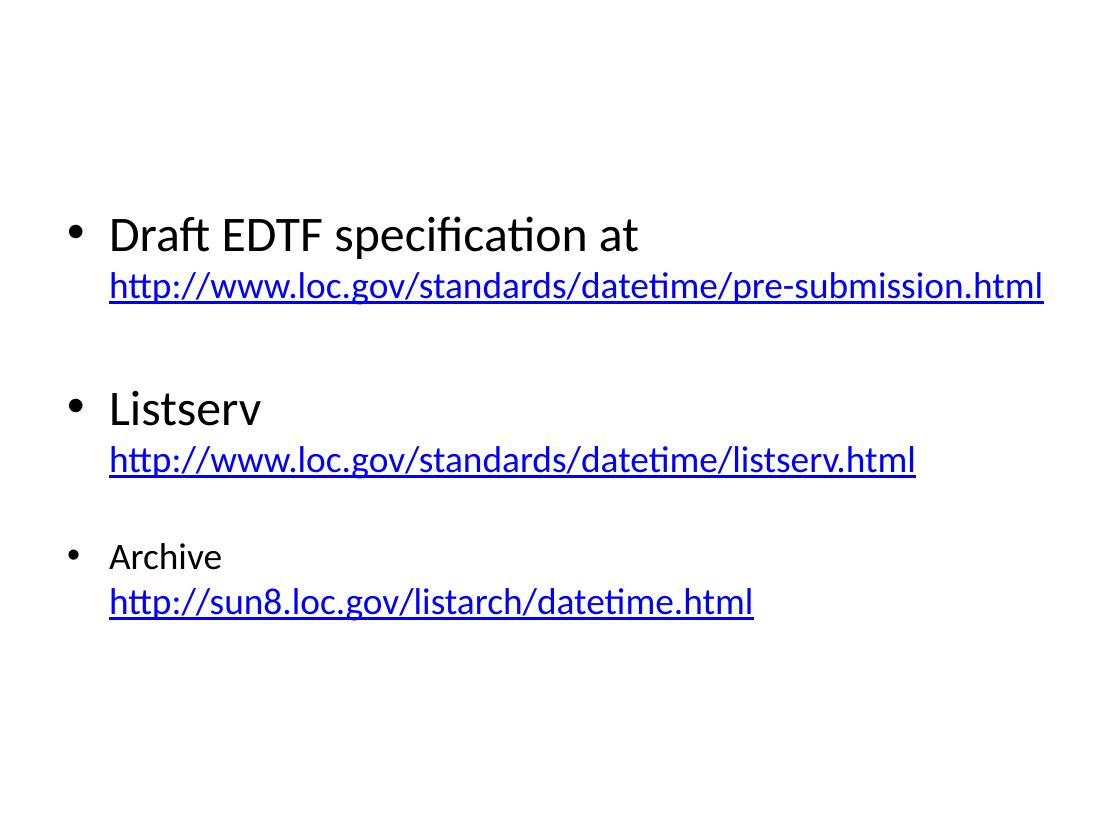
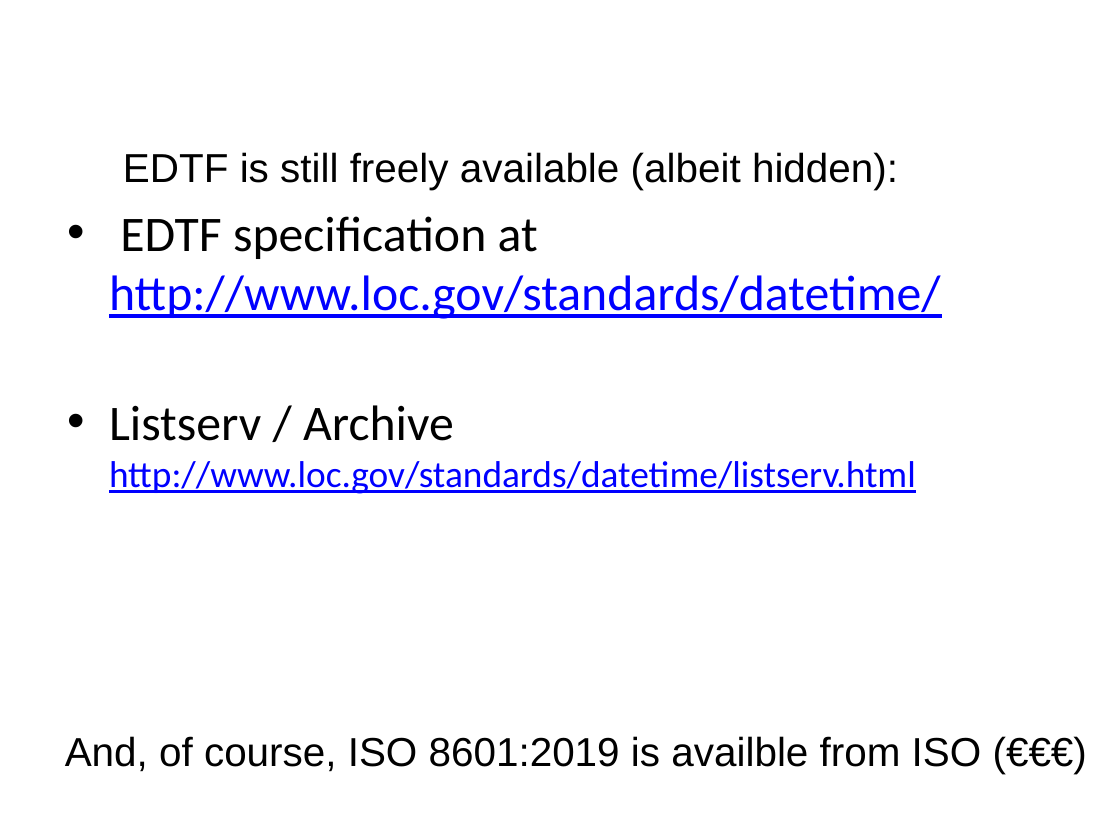
Before and after one commit to re-Isearch/date, a slide deck: slide 47 of Slides/ISO8601-Presentation.pptx (slide 41 before the commit). Drawn at 1120x840 pixels with LibreOffice and Linux fonts; fonts in the diff are those of the drawing. Boxes give left, top, right and bottom in pixels: in the first picture for what was removed or moved away, otherwise in the second. Text is boxed around its words. In the diff, an @@ line names an element or a change of style, - is before the commit and + after.

```diff
--- a/Slides/ISO8601-Presentation.pptx
+++ b/Slides/ISO8601-Presentation.pptx
@@ text added at <box>123,152,898,189</box>, 26 pt, text #000000 @@
+EDTF is still freely available (albeit hidden):
@@ text at <box>109,216,941,494</box>: text changed; size 24 to 32 pt @@
-• Draft EDTF specification at http://www.loc.gov/standards/datetime/pre-submission.html
-• Listserv
-  http://www.loc.gov/standards/datetime/listserv.html
-• Archive
-  http://sun8.loc.gov/listarch/datetime.html
+• EDTF specification at http://www.loc.gov/standards/datetime/
+• Listserv / Archive
+  http://www.loc.gov/standards/datetime/listserv.html
@@ text added at <box>65,736,982,772</box>, 26 pt, text #000000 @@
+And, of course, ISO 8601:2019 is availble from ISO (€€€)
```
Also in this commit, not shown: 5 other slides changed, 3 slides added, 1 other file.
